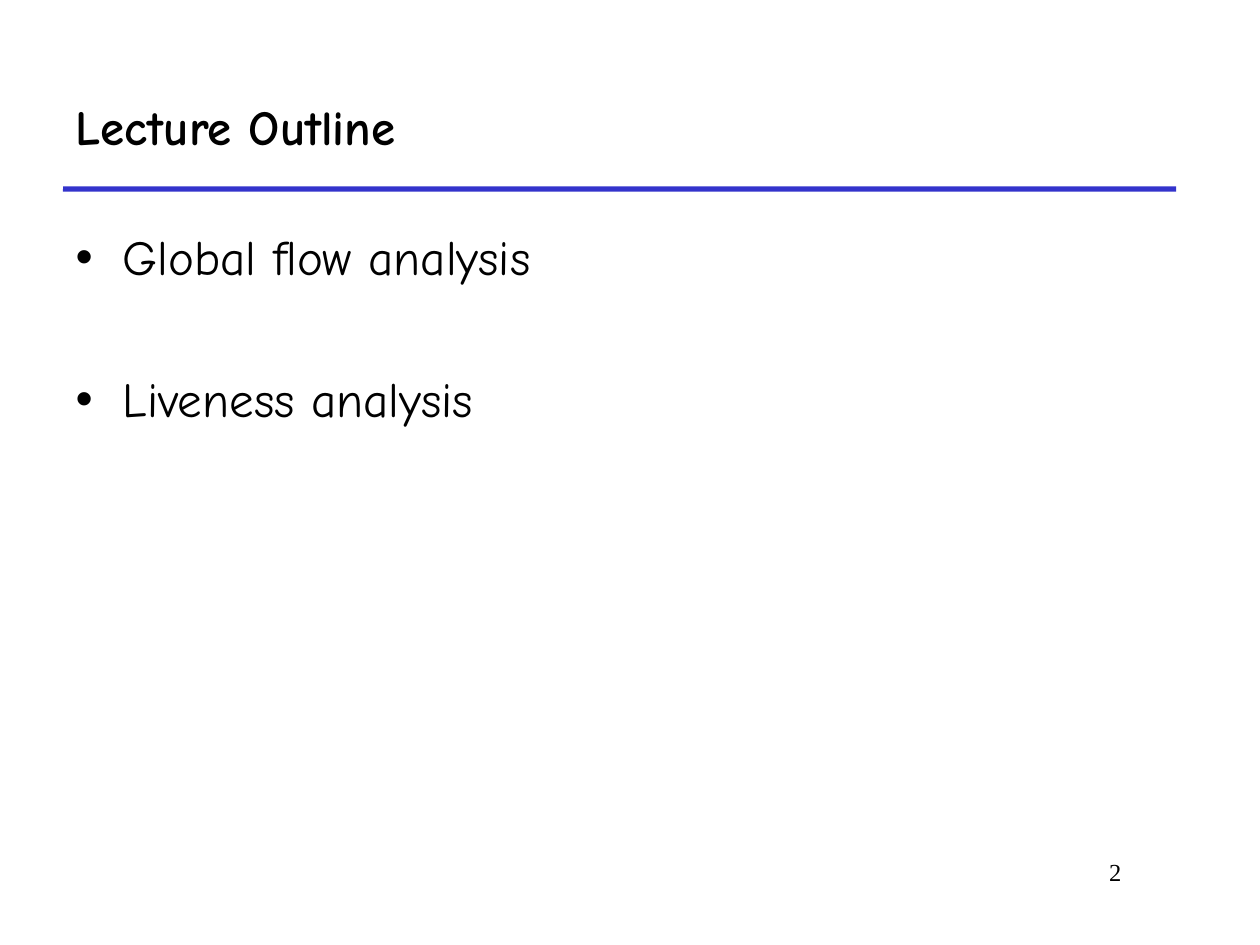
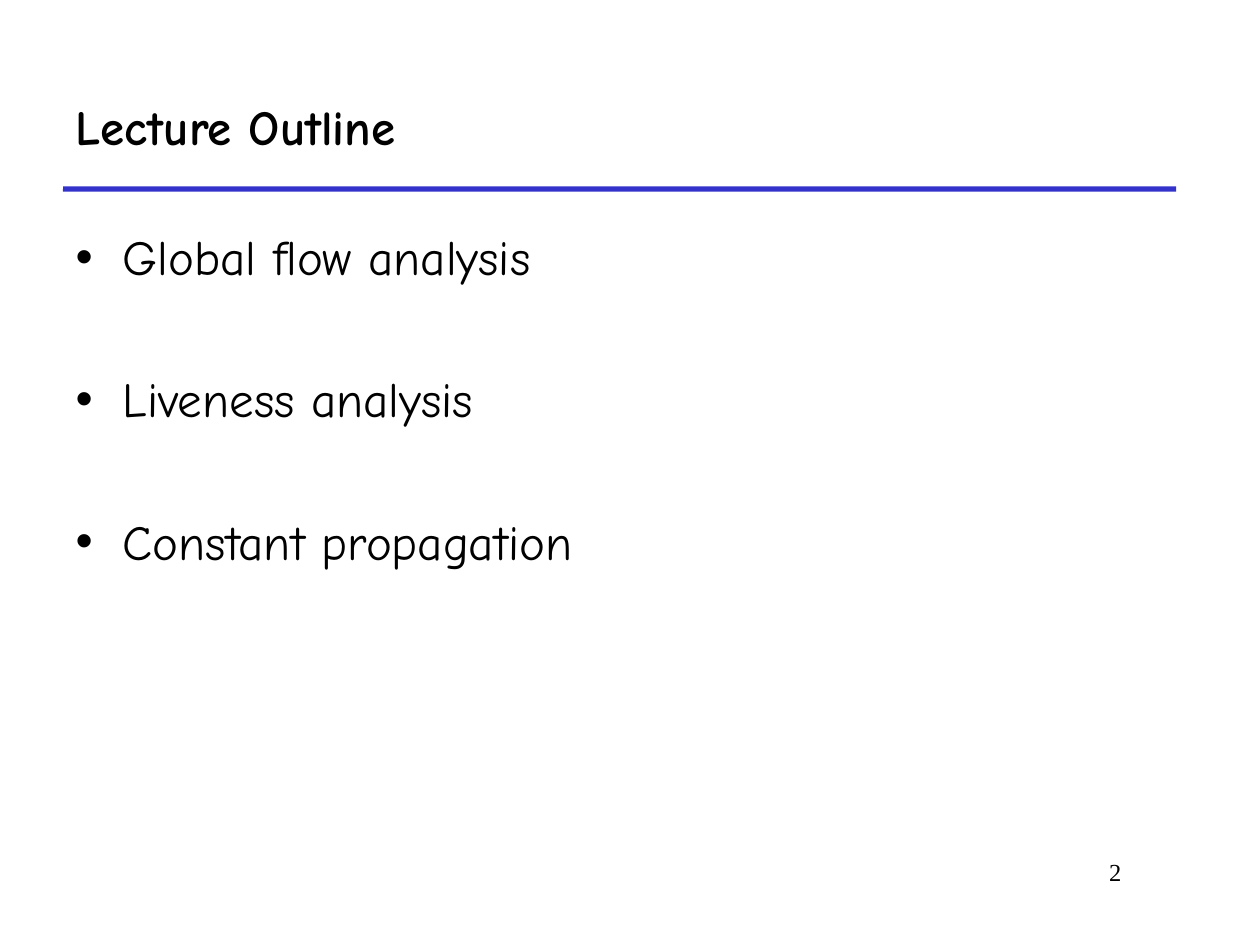
Before and after one commit to yepengpeng-1/2019-2020-autumn-semester, a slide deck: slide 2 of SE-302/slides/17.ppt. Drawn at 1260x945 pixels with LibreOffice and Linux fonts; fonts in the diff are those of the drawing. Boxes give left, top, right and bottom in pixels: in the first picture for what was removed or moved away, otherwise in the second. Text is boxed around its words. In the diff, an @@ line names an element or a change of style, - is before the commit and + after.

```diff
--- a/SE-302/slides/17.ppt
+++ b/SE-302/slides/17.ppt
@@ text at (123,527,572,570): paragraph added @@
+• Constant propagation
```
Also in this commit, not shown: 2 other slides changed, 1 other file.
